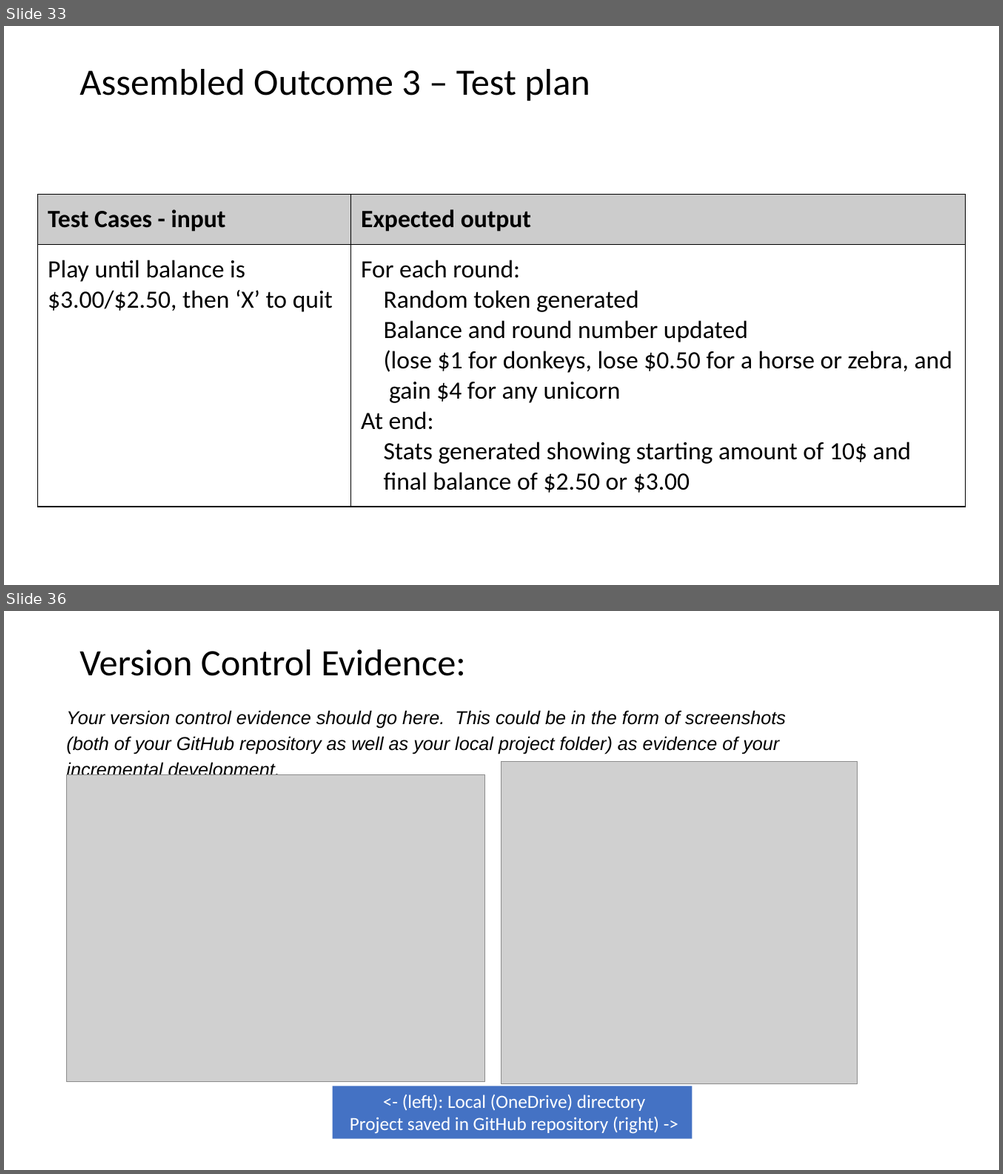
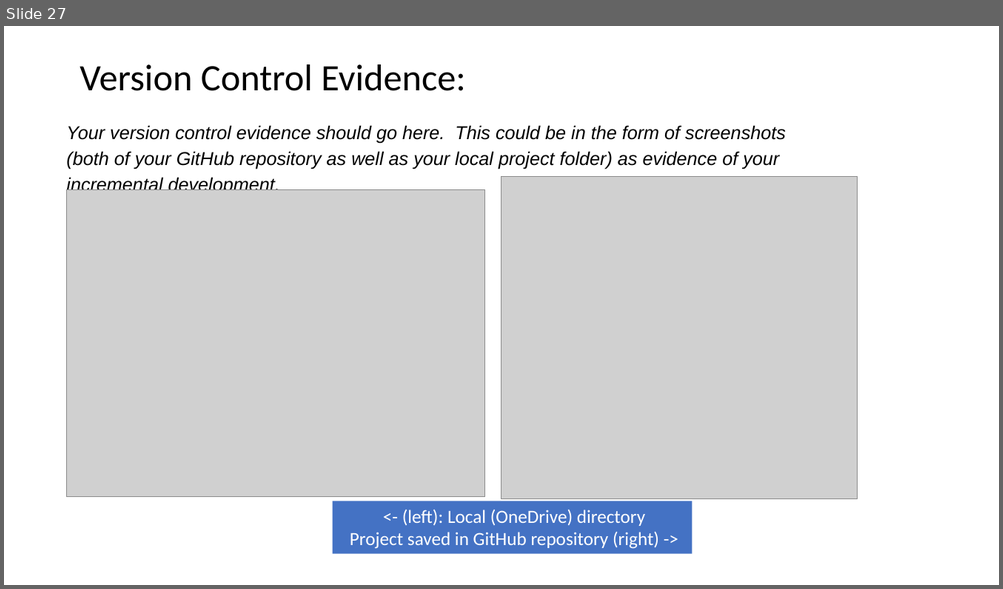
Before and after one commit to twschool/Assessment, a slide deck: Maori quiz documentation.pptx. Shown one above the other, each under a label of ours: slides 33 and 36 before the commit, slide 27 after it; the slides between them are not shown. The pictures are 1003x1174 and 1003x589 pixels, drawn with LibreOffice and Linux fonts; fonts in the diff are those of the drawing; grey boxes stand for pictures. Boxes give left, top, right and bottom in pixels: in the first picture for what was removed or moved away, otherwise in the second. Text is boxed around its words. In the diff, an @@ line names an element or a change of style, - is before the commit and + after.

```diff
--- a/Maori quiz documentation.pptx
+++ b/Maori quiz documentation.pptx
@@ slide 33 removed at bbox=[4, 26, 999, 585], background #FFFFFF @@
@@ title removed at bbox=[79, 69, 590, 101] @@
-Assembled Outcome 3 – Test plan
@@ table removed at bbox=[37, 195, 965, 503], 2 rows, 2 columns @@
-Test Cases - input | Expected output
-Play until balance is / $3.00/$2.50, then ‘X’ to quit | For each round: / Random token generated / Balance and round number updated / (lose $1 for donkeys, lose $0.50 for a horse or zebra, and / gain $4 for any unicorn / At end: / Stats generated showing starting amount of 10$ and / final balance of $2.50 or $3.00
@@ what was slide 36 is now slide 27 @@
```
Also in this commit, not shown: 6 slides changed, 2 slides added, 10 other slides removed, 1 other file.
